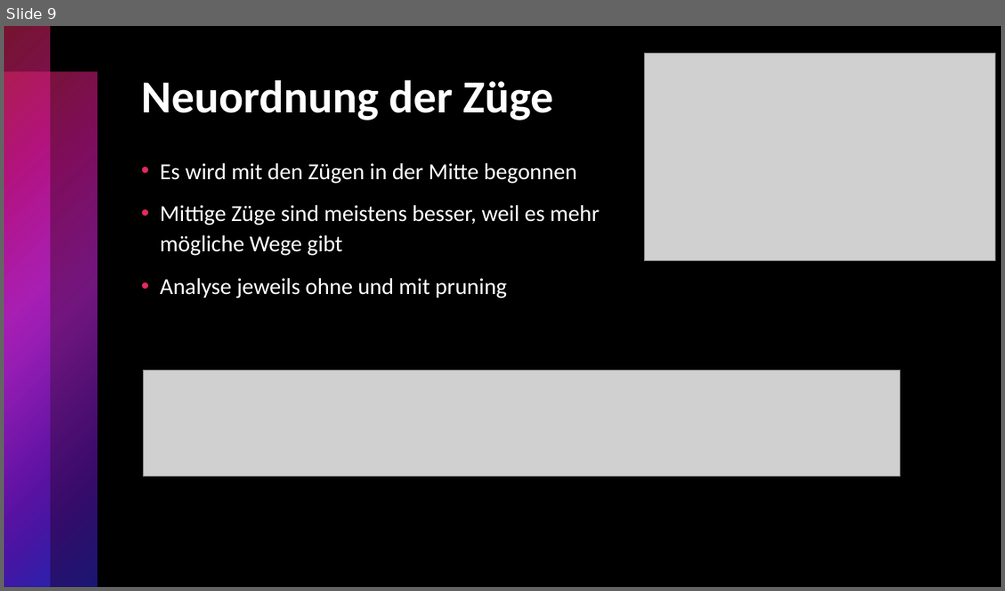
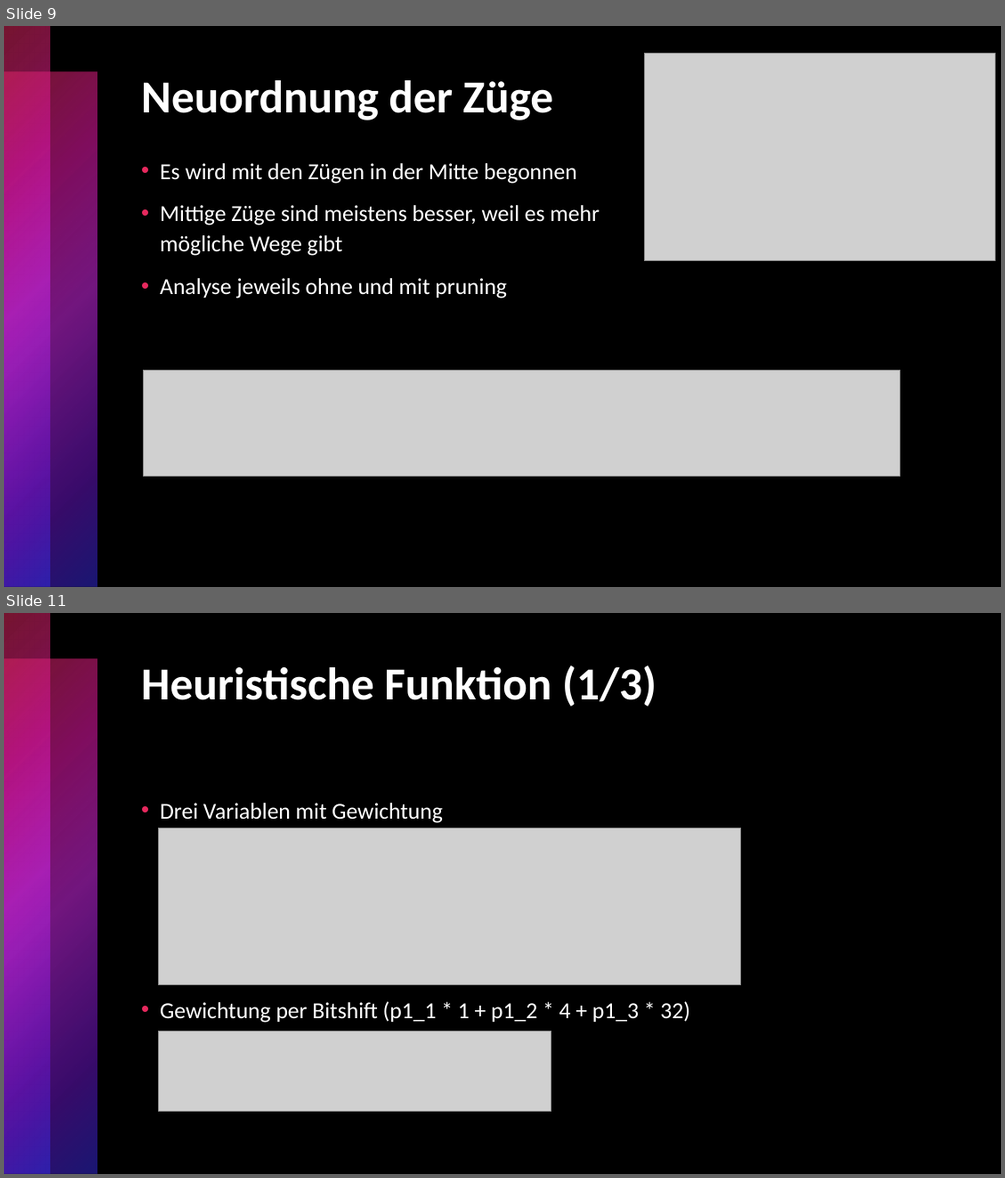
Before and after one commit to f-Hirschmann/ConnectFour-AI, a slide deck: doc/Präsentation.pptx. Shown one above the other, each under a label of ours: slide 9 before the commit, slides 9 and 11 after it; the slides between them are not shown. The pictures are 1005x591 and 1005x1178 pixels, drawn with LibreOffice and Linux fonts; fonts in the diff are those of the drawing; grey boxes stand for pictures. Boxes give left, top, right and bottom in pixels: in the first picture for what was removed or moved away, otherwise in the second. Text is boxed around its words. In the diff, an @@ line names an element or a change of style, - is before the commit and + after.

```diff
--- a/doc/Präsentation.pptx
+++ b/doc/Präsentation.pptx
@@ slide 11 added at [4, 613, 1001, 1174], background #000000; not listed: 2 template elements that a slide beside it also shows @@
@@ title added at [141, 666, 656, 706], 44 pt, text #FFFFFF, bold @@
+Heuristische Funktion (1/3)
@@ text added at [160, 803, 690, 1022], 22 pt, text #FFFFFF @@
+• Drei Variablen mit Gewichtung
+• Gewichtung per Bitshift (p1_1 * 1 + p1_2 * 4 + p1_3 * 32)
@@ picture added at [159, 828, 741, 985] @@
@@ picture added at [159, 1031, 551, 1111] @@
```
Also in this commit, not shown: 1 slide changed, 3 other slides added.
